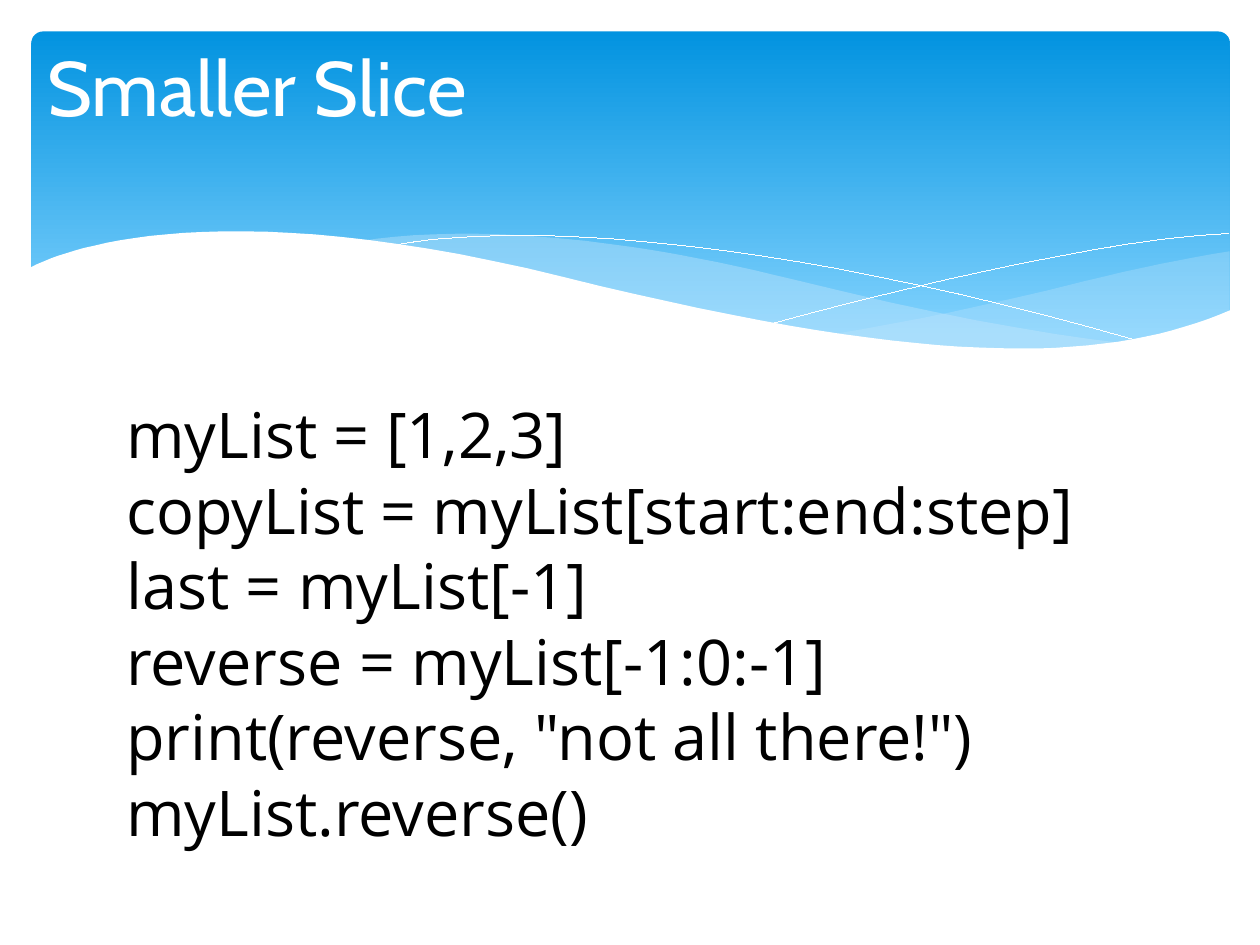
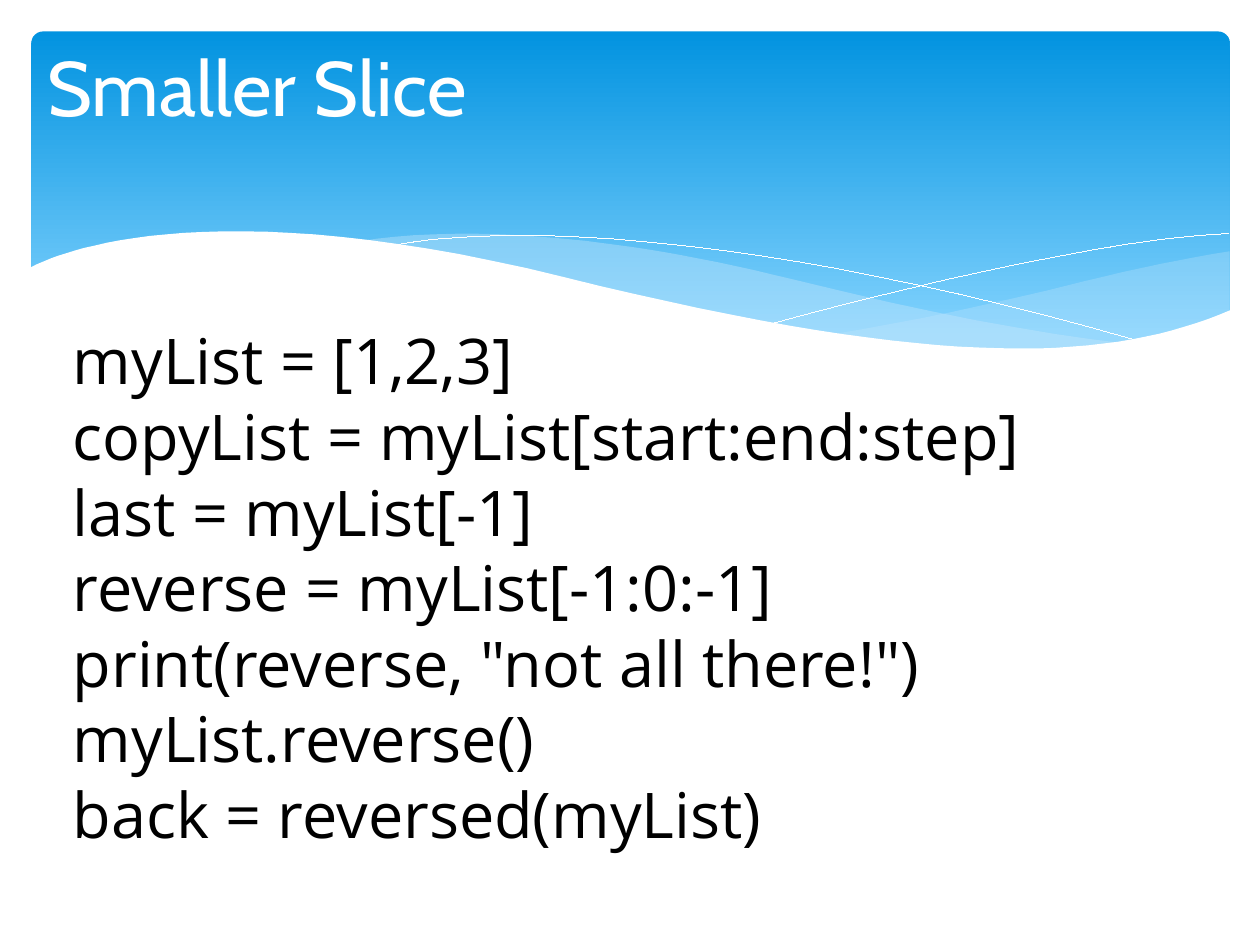
Before and after one commit to chris-turps/QA_Python3, a slide deck: slide 4 of DG_07 Copying Collections.pptx. Drawn at 1260x945 pixels with LibreOffice and Linux fonts; fonts in the diff are those of the drawing. Boxes give left, top, right and bottom in pixels: in the first picture for what was removed or moved away, otherwise in the second. Text is boxed around its words. In the diff, an @@ line names an element or a change of style, - is before the commit and + after.

```diff
--- a/DG_07 Copying Collections.pptx
+++ b/DG_07 Copying Collections.pptx
@@ text "myList = [1,2,3]": place and size @@
-text "myList = [1,2,3]" at (126, 412, 1073, 851)
+text "myList = [1,2,3]" at (73, 338, 1019, 853)
@@ text at (73, 790, 761, 853): paragraph added @@
+back = reversed(myList)
```
Also in this commit, not shown: 5 other files.
